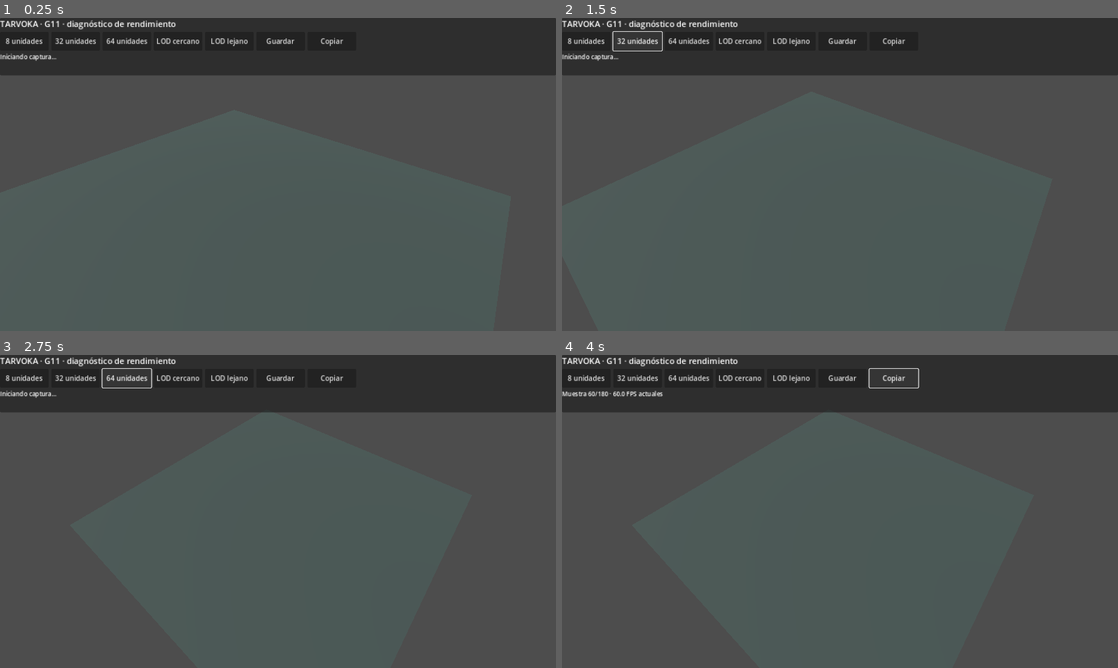
Above: before the commit, frames 1-4 (two rows, left to right).
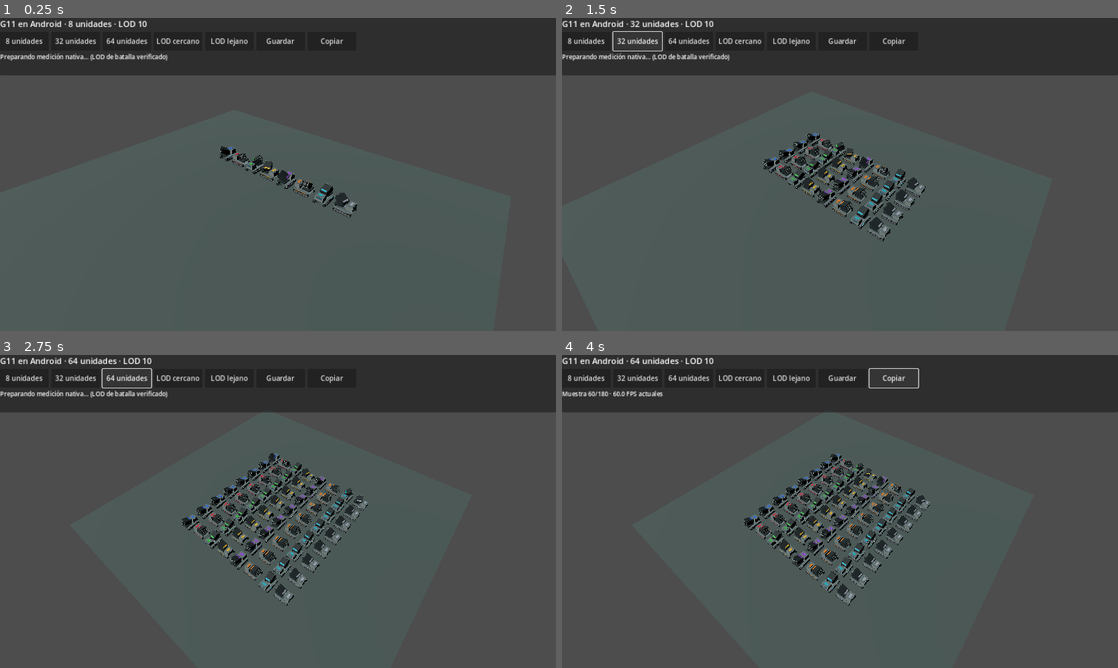
Above: after the commit, the same moments.

Repository: edwinrodri12/Tarvoka
Game: Godot game, scene res://scenes/G11AndroidStressLab.tscn
Two runs of this game, one before a commit and one after it. Both use one fixed random seed, a clock stepped at 60 frames per second and the inputs below. This scene is started directly instead of the project's main scene.
Inputs:
- Up to frame 1 (0.25 s): no input
- Up to frame 2 (1.5 s): click "8 unidades" at 0.5 s; click "32 unidades" at 1.25 s
- Up to frame 3 (2.75 s): click "64 unidades" at 2 s
- Up to frame 4 (4 s): click "Guardar" at 2.75 s; click "Copiar" at 3.5 s

The runs differ from the first frame. In frame 1, 1.6% of the frame differs, in the area x 0-65%, y 0-64%; in frame 2, 3.7%; in frame 3, 5.7%, in the area x 0-67%, y 0-81%; in frame 4, 5.4%.
Error before the commit: Parse Error: Could not preload resource script "res://scripts/ui/G13FoldingRadarV29.gd". (res://scripts/ui/UnitModels3D.gd:40)

Commit message:
art(g13): turn aft radar into real low-profile telescoping stowage with flattened dish and fixed foot

Diff:
--- a/scripts/ui/G13FoldingRadarV29.gd
+++ b/scripts/ui/G13FoldingRadarV29.gd
@@ -14,9 +14,11 @@
 const TURRET:="G13_TorretaAzimut"
 const REST_Y:=1.360
 const FOOT_SHIFT_Y:=0.265
-const MAX_FOLD_DEG:=58.0
-const FOLD_BEGIN_YAW_DEG:=105.0
-const FULL_FOLD_YAW_DEG:=140.0
+const MAX_FOLD_DEG:=35.0
+const FOLD_BEGIN_YAW_DEG:=40.0
+const FULL_FOLD_YAW_DEG:=80.0
+const MAST_STOWED_SCALE:=0.22
+const DISH_STOWED_LOCAL_PITCH_DEG:=-35.0
 const ROTATING_MODES:=[ "aim","attack","aim_air",
     "attack_air","aim_ground","attack_ground" ]
 const METADATA:="tarvoka_g13_v29_original_pose"
@@ -64,7 +66,9 @@
         "radar":radar.position,
         "mast":mast.position,
         "dish":dish.position,
-        "receiver":receiver.position
+        "receiver":receiver.position,
+        "mast_scale":mast.scale,
+        "dish_pitch":dish.rotation_degrees.x
     })
     root.set_meta(FLAG,true)
     root.set_meta("tarvoka_g13_v29_new_draw_nodes",NEW_DRAW_NODES)
@@ -84,6 +88,8 @@
     (p["mast"] as MeshInstance3D).position=source["mast"]
     (p["dish"] as MeshInstance3D).position=source["dish"]
     (p["receiver"] as MeshInstance3D).position=source["receiver"]
+    (p["mast"] as MeshInstance3D).scale=source["mast_scale"]
+    (p["dish"] as MeshInstance3D).rotation_degrees.x=source["dish_pitch"]
     (p["radar"] as Node3D).rotation_degrees.x=0.0
     root.set_meta("tarvoka_g13_v29_fold_degrees",0.0)
 
@@ -95,21 +101,33 @@
     if original.is_empty():
         return false
     var blend:float=clampf(fraction,0.0,1.0)
-    var shift:float=FOOT_SHIFT_Y*blend
+    var mast_factor:float=lerpf(1.0,MAST_STOWED_SCALE,blend)
     var radar:=p["radar"] as Node3D
-    radar.position=original["radar"]-Vector3(0,shift,0)
-    (p["mast"] as MeshInstance3D).position=(
-        original["mast"]+Vector3(0,shift,0))
-    (p["dish"] as MeshInstance3D).position=(
-        original["dish"]+Vector3(0,shift,0))
-    (p["receiver"] as MeshInstance3D).position=(
-        original["receiver"]+Vector3(0,shift,0))
+    radar.position=original["radar"]-Vector3(0,FOOT_SHIFT_Y*blend,0)
+    var mast:=p["mast"] as MeshInstance3D
+    mast.position=Vector3(0,lerpf(
+        (original["mast"] as Vector3).y,0.640*MAST_STOWED_SCALE,blend),0)
+    mast.scale=Vector3(1.0,mast_factor,1.0)
+    var dish:=p["dish"] as MeshInstance3D
+    dish.position=Vector3(0,lerpf(
+        (original["dish"] as Vector3).y,
+        (0.780+FOOT_SHIFT_Y)*MAST_STOWED_SCALE,blend),0)
+    dish.rotation_degrees.x=lerpf(
+        float(original["dish_pitch"]),DISH_STOWED_LOCAL_PITCH_DEG,blend)
+    var receiver:=p["receiver"] as MeshInstance3D
+    receiver.position=Vector3(0,lerpf(
+        (original["receiver"] as Vector3).y,
+        (0.790+FOOT_SHIFT_Y)*MAST_STOWED_SCALE,blend),-0.12)
     radar.rotation_degrees.x=MAX_FOLD_DEG*blend
     root.set_meta("tarvoka_g13_v29_fold_degrees",
         radar.rotation_degrees.x)
+    root.set_meta("tarvoka_g13_v29_mast_telescopic_scale",mast_factor)
+    root.set_meta("tarvoka_g13_v29_dish_local_pitch",
+        dish.rotation_degrees.x)
     root.set_meta("tarvoka_g13_v29_mast_base_y_m",
-        radar.position.y+(p["mast"] as MeshInstance3D).position.y
-        -0.640*cos(deg_to_rad(radar.rotation_degrees.x)))
+        radar.position.y+(
+            mast.position.y-0.640*mast_factor)*cos(
+                deg_to_rad(radar.rotation_degrees.x)))
     return true
 
 static func apply_pose(root:Node3D,kind:String)->bool:
